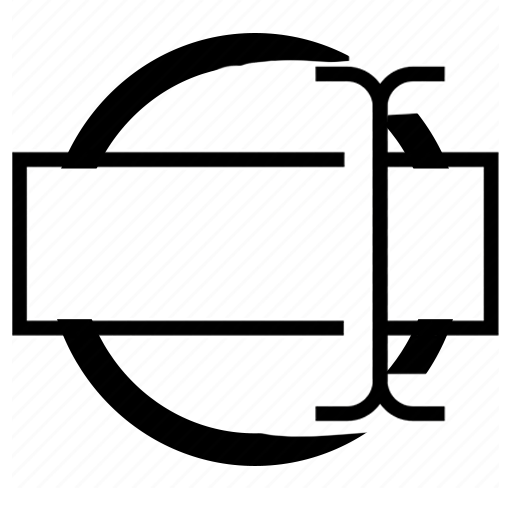
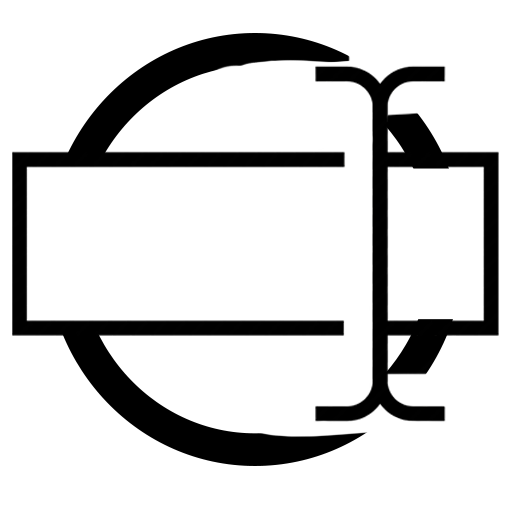
Layer changes from the first 512 × 512 image to the second:
painted on "893407" over [12, 0, 499, 488]
painted on "Elipsa 1 kopie" over [57, 166, 99, 322]
